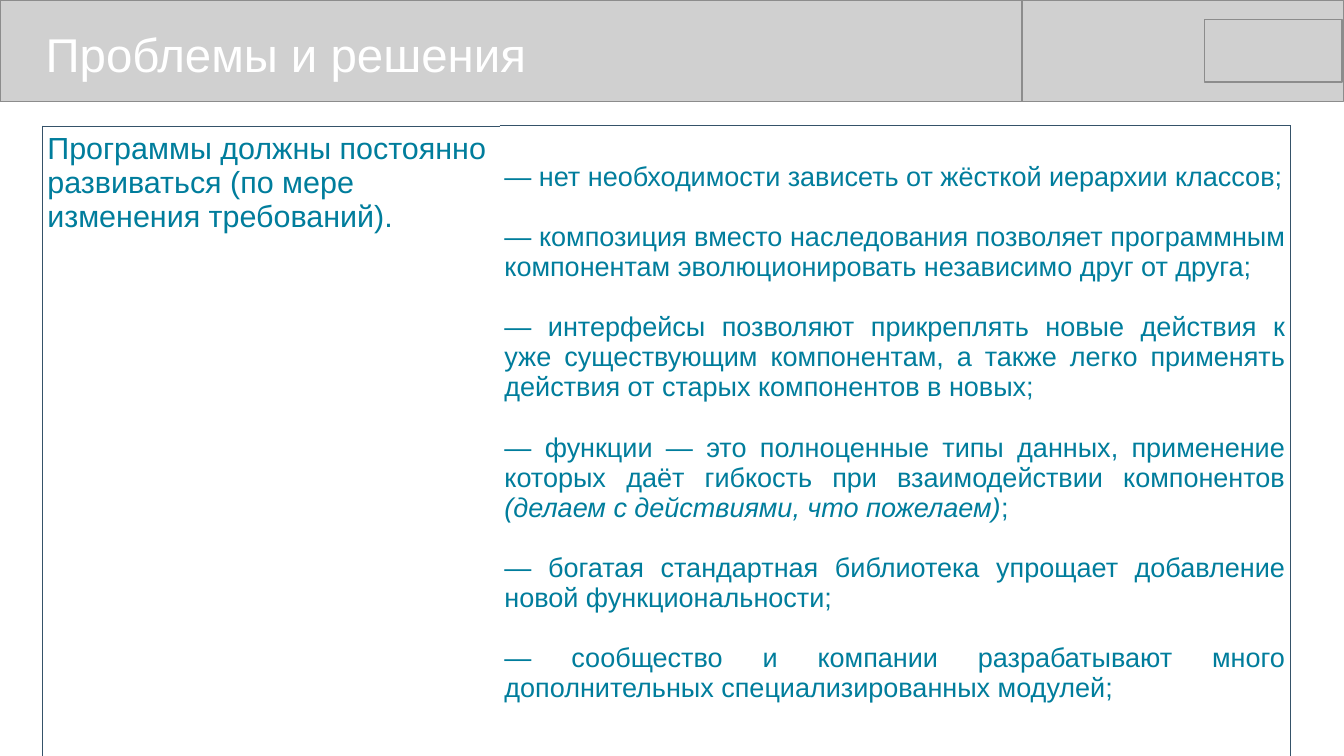
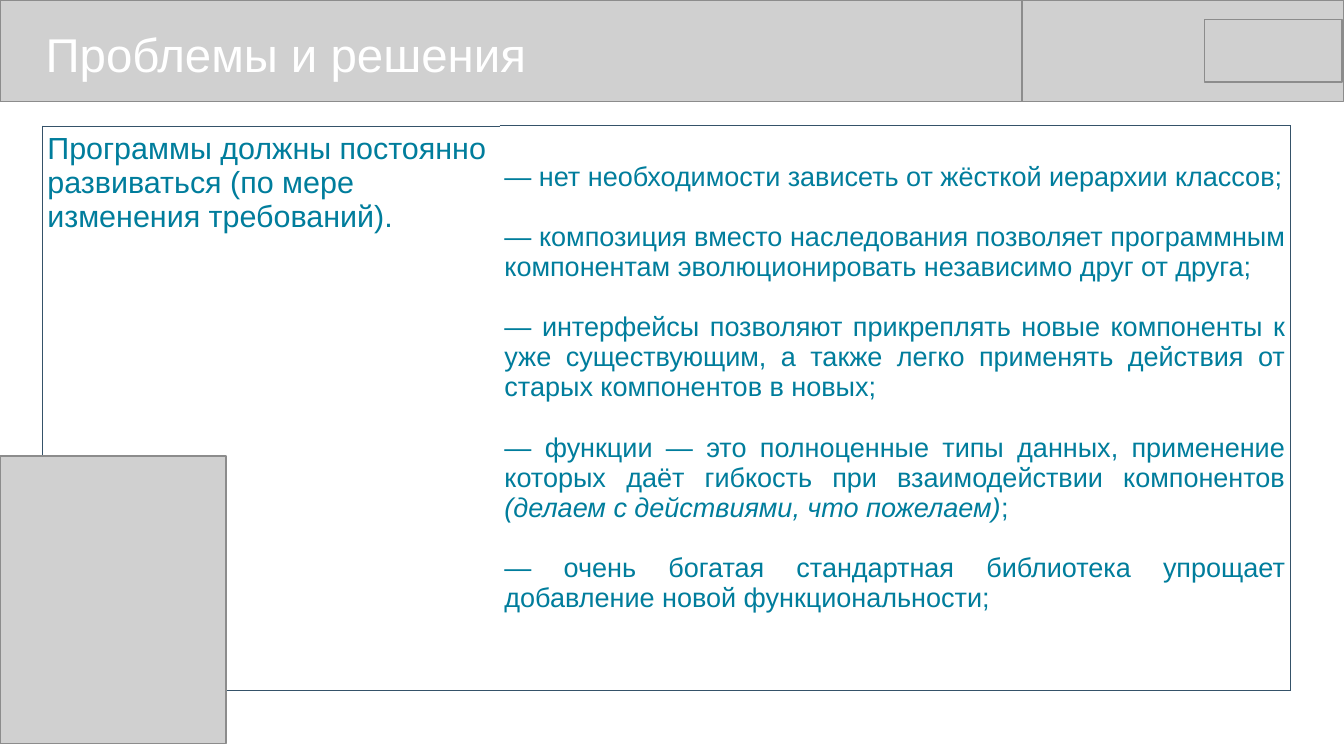
Before and after one commit to mike-shock/Go_language, a slide deck: slide 9 of view/Go_View.odp (slide 8 before the commit). Drawn at 1344x756 pixels with LibreOffice and Linux fonts; fonts in the diff are those of the drawing; grey boxes stand for pictures. Boxes give left, top, right and bottom in pixels: in the first picture for what was removed or moved away, otherwise in the second. Text is boxed around its words. In the diff, an @@ line names an element or a change of style, - is before the commit and + after.

```diff
--- a/view/Go_View.odp
+++ b/view/Go_View.odp
@@ table at bbox=[43, 126, 1292, 648] @@
-row 1, column 2: — нет необходимости зависеть от жёсткой иерархии классов; / — композиция вместо наследования позволяет программным компонентам эволюционировать независимо друг от друга; / — интерфейсы позволяют прикреплять новые действия к уже существующим компонентам, а также легко применять действия от старых компонентов в новых; / — функции — это полноценные типы данных, применение которых даёт гибкость при взаимодействии компонентов (делаем с действиями, что пожелаем); / — богатая стандартная библиотека упрощает добавление новой функциональности; / — сообщество и компании разрабатывают много дополнительных специализированных модулей;
+row 1, column 2: — нет необходимости зависеть от жёсткой иерархии классов; / — композиция вместо наследования позволяет программным компонентам эволюционировать независимо друг от друга; / — интерфейсы позволяют прикреплять новые компоненты к уже существующим, а также легко применять действия от старых компонентов в новых; / — функции — это полноценные типы данных, применение которых даёт гибкость при взаимодействии компонентов (делаем с действиями, что пожелаем); / — очень богатая стандартная библиотека упрощает добавление новой функциональности;
@@ picture added at bbox=[0, 456, 226, 744] @@
```
Also in this commit, not shown: 13 other slides changed, 1 slide added, 6 other files.
